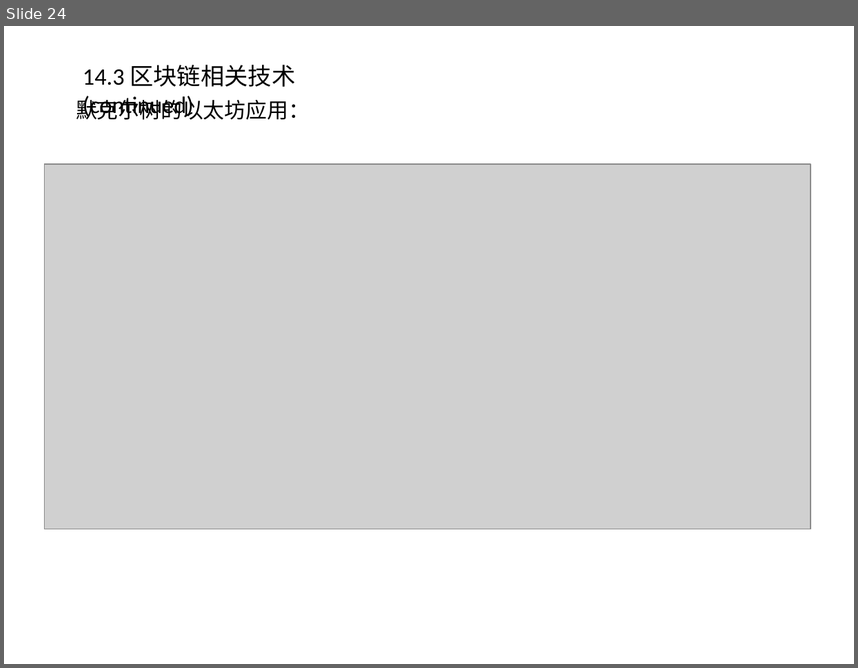
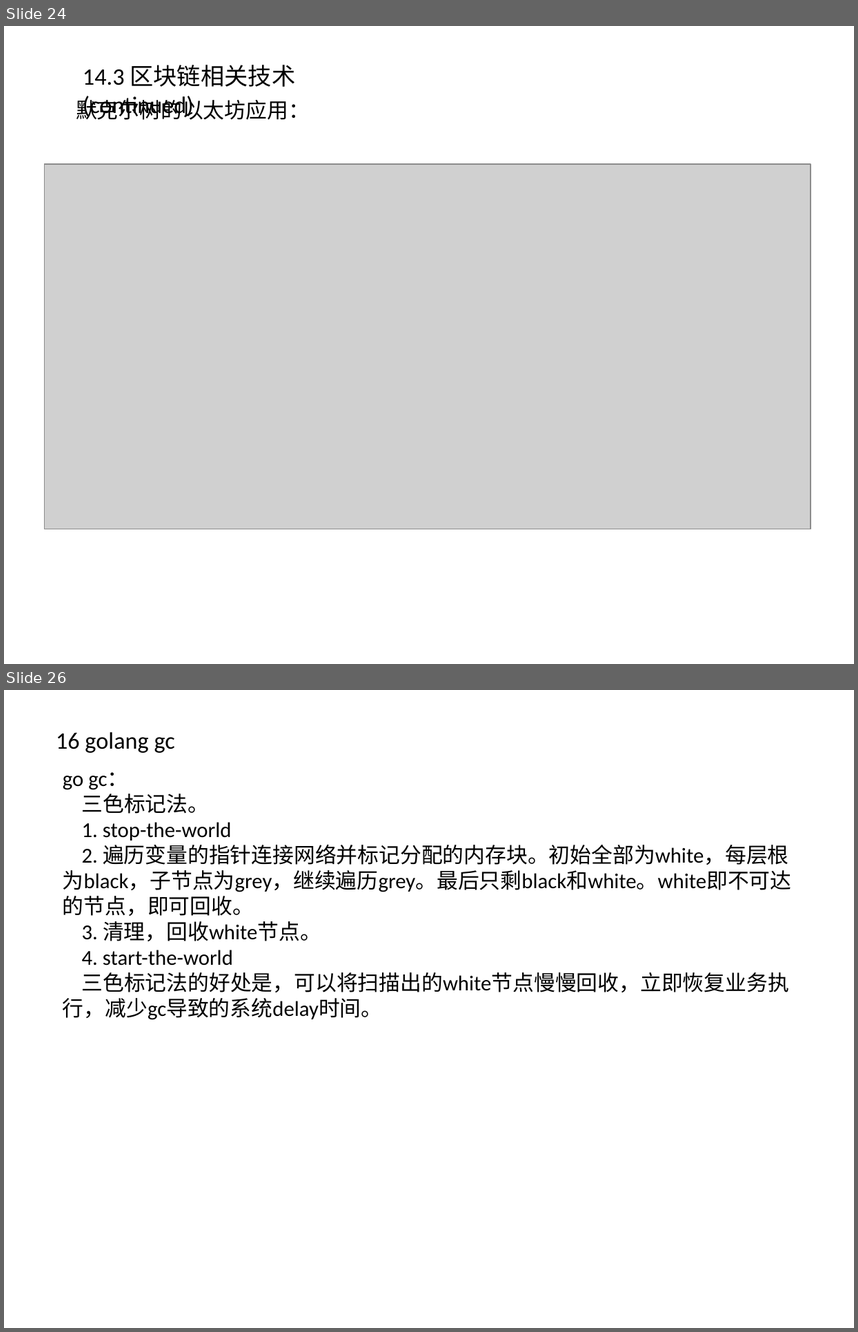
Before and after one commit to willkk/miscellaneous, a slide deck: algos_summary.pptx. Shown one above the other, each under a label of ours: slide 24 before the commit, slides 24 and 26 after it; the slides between them are not shown. The pictures are 858x668 and 858x1332 pixels, drawn with LibreOffice and Linux fonts; fonts in the diff are those of the drawing; grey boxes stand for pictures. Boxes give left, top, right and bottom in pixels: in the first picture for what was removed or moved away, otherwise in the second. Text is boxed around its words. In the diff, an @@ line names an element or a change of style, - is before the commit and + after.

```diff
--- a/algos_summary.pptx
+++ b/algos_summary.pptx
@@ slide 26 added at <box>4,690,854,1328</box>, background #FFFFFF @@
@@ text added at <box>56,732,175,753</box>, 20 pt, text #000000 @@
+16 golang gc
@@ text added at <box>63,772,792,1020</box>, 18 pt, text #000000 @@
+go gc：
+三色标记法。
+1. stop-the-world
+2. 遍历变量的指针连接网络并标记分配的内存块。初始全部为white，每层根为black，子节点为grey，继续遍历grey。最后只剩black和white。white即不可达的节点，即可回收。
+3. 清理，回收white节点。
+4. start-the-world
+三色标记法的好处是，可以将扫描出的white节点慢慢回收，立即恢复业务执行，减少gc导致的系统delay时间。
```
Also in this commit, not shown: 1 slide changed, 1 other file.
